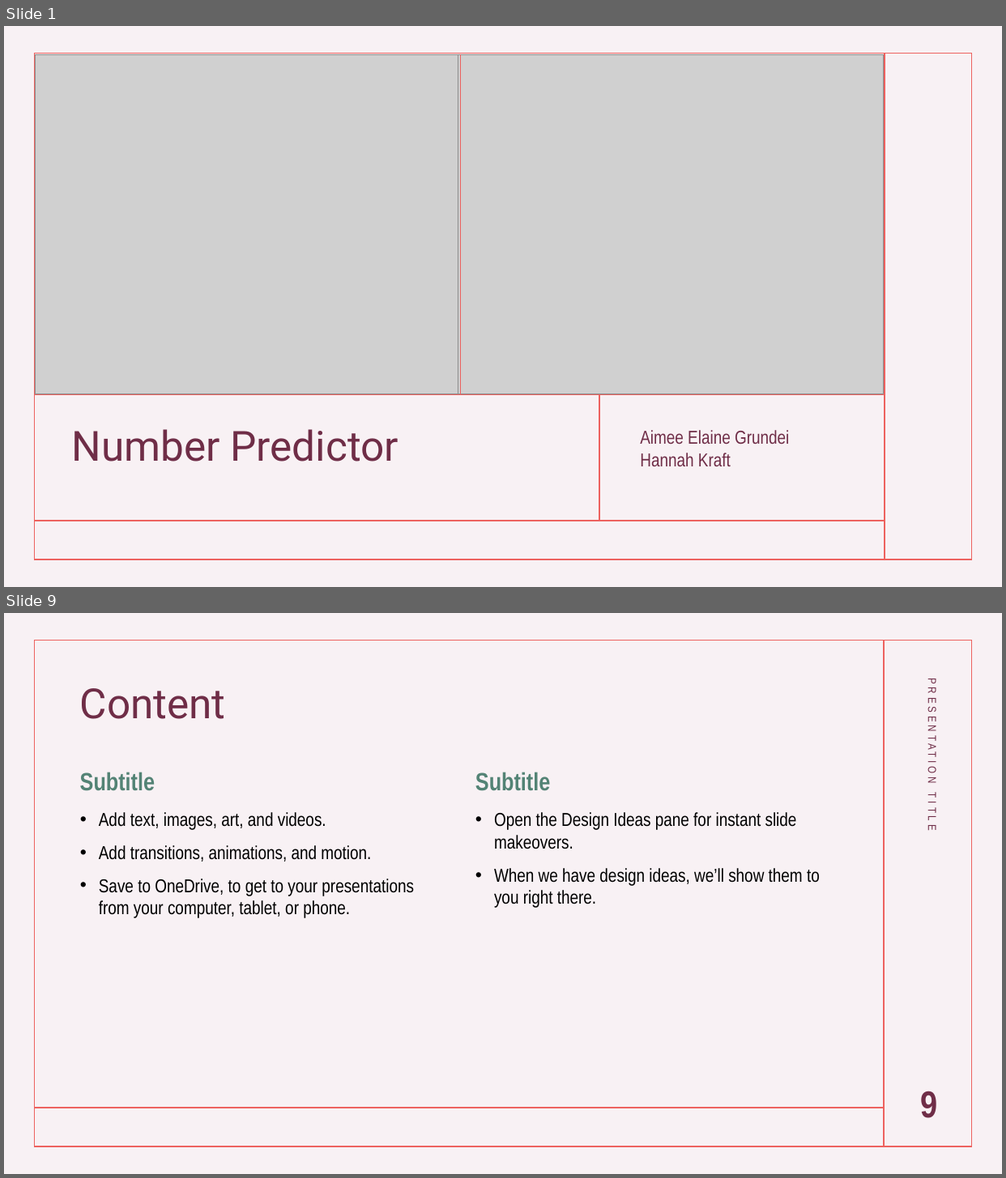
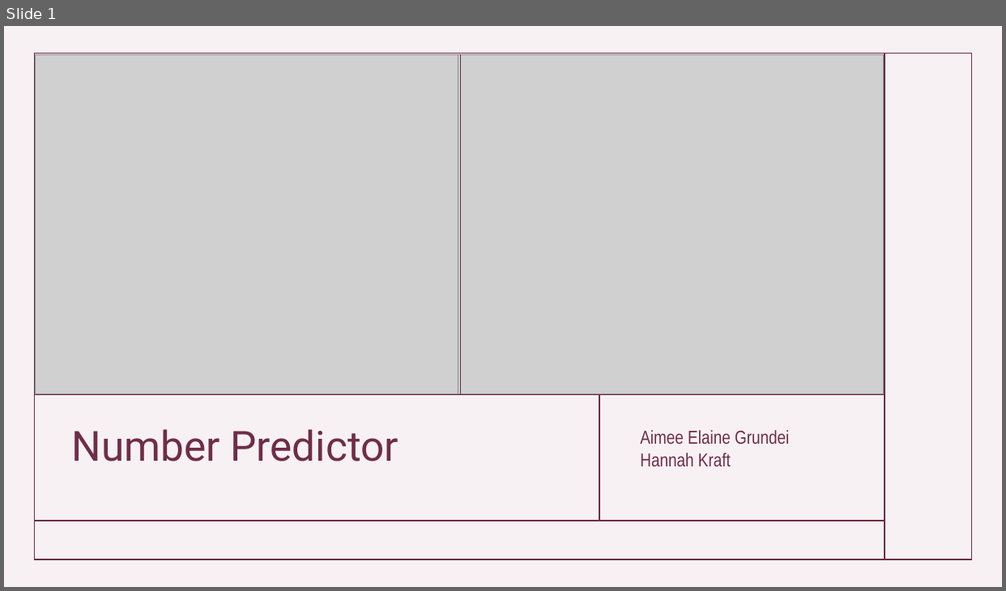
Before and after one commit to AimeeElaineGrundei/project_dski_mnist_dataset, a slide deck: project_documentation/presentation_project_dski.pptx. Shown one above the other, each under a label of ours: slides 1 and 9 before the commit, slide 1 after it; the slides between them are not shown. The pictures are 1006x1178 and 1006x591 pixels, drawn with LibreOffice and Linux fonts; fonts in the diff are those of the drawing; grey boxes stand for pictures. Boxes give left, top, right and bottom in pixels: in the first picture for what was removed or moved away, otherwise in the second. Text is boxed around its words. In the diff, an @@ line names an element or a change of style, - is before the commit and + after.

```diff
--- a/project_documentation/presentation_project_dski.pptx
+++ b/project_documentation/presentation_project_dski.pptx
@@ slide 9 removed at box(4, 613, 1002, 1174), background #9E3E65 at 7% opacity; not listed: 1 template element that a slide beside it also shows @@
@@ line removed from (884, 641) to (884, 1147) @@
@@ title removed at box(80, 688, 226, 719) @@
-Content
@@ text removed at box(926, 688, 939, 830) @@
-PRESENTATION TITLE
@@ text removed at box(80, 772, 155, 791) @@
-Subtitle
@@ text removed at box(475, 772, 550, 791) @@
-Subtitle
@@ text removed at box(99, 812, 414, 918) @@
-• Add text, images, art, and videos.
-• Add transitions, animations, and motion.
-• Save to OneDrive, to get to your presentations from your computer, tablet, or phone.
@@ text removed at box(494, 812, 820, 908) @@
-• Open the Design Ideas pane for instant slide makeovers.
-• When we have design ideas, we’ll show them to you right there.
@@ page number removed at box(920, 1091, 937, 1118) @@
-9
@@ line removed from (35, 1108) to (884, 1108) @@
@@ slide 1 changed as well @@
@@ rectangle at box(34, 54, 972, 561): outline #ED625F 1 pt to #6F2C47 1 pt @@
@@ line (461, 395) - (461, 54): stroke #ED625F 1 pt to #6F2D47 1 pt @@
@@ line (884, 54) - (884, 560): stroke #ED625F 1 pt to #6F2C47 1 pt @@
@@ line (34, 395) - (884, 395): stroke #ED625F 1 pt to #6F2C47 1 pt @@
@@ line (600, 395) - (600, 522): stroke #ED625F 1 pt to #6F2C47 1 pt @@
@@ line (34, 521) - (884, 521): stroke #ED625F 1 pt to #6F2C47 1 pt @@
```
Also in this commit, not shown: 6 slides added, 10 other slides removed.
